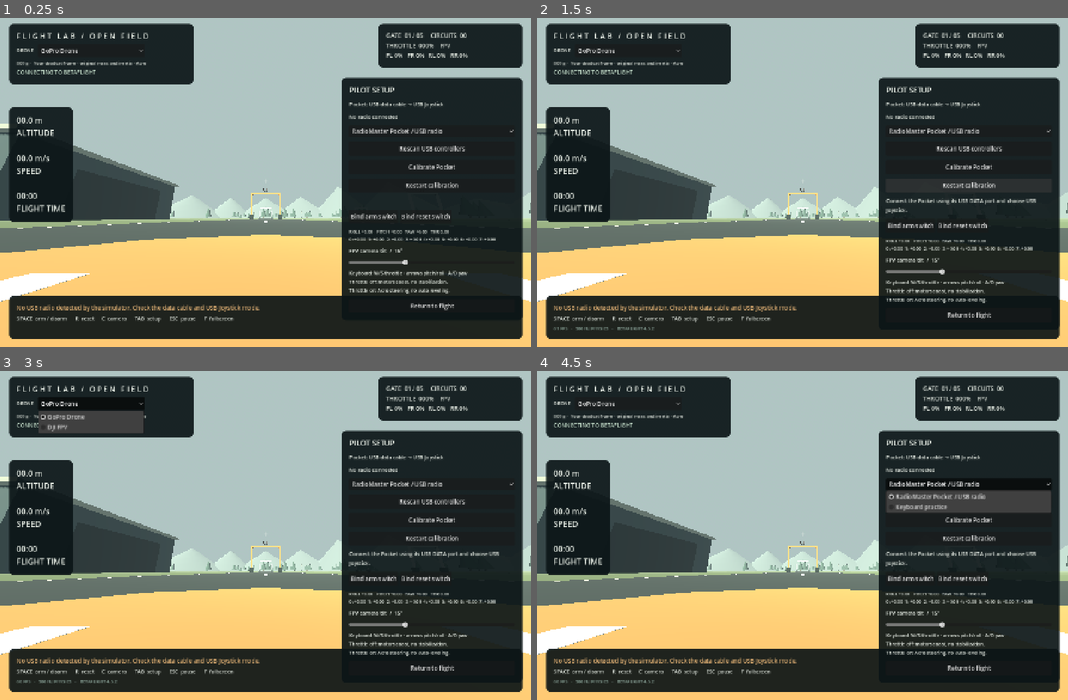
Above: before the commit, frames 1-4 (two rows, left to right).
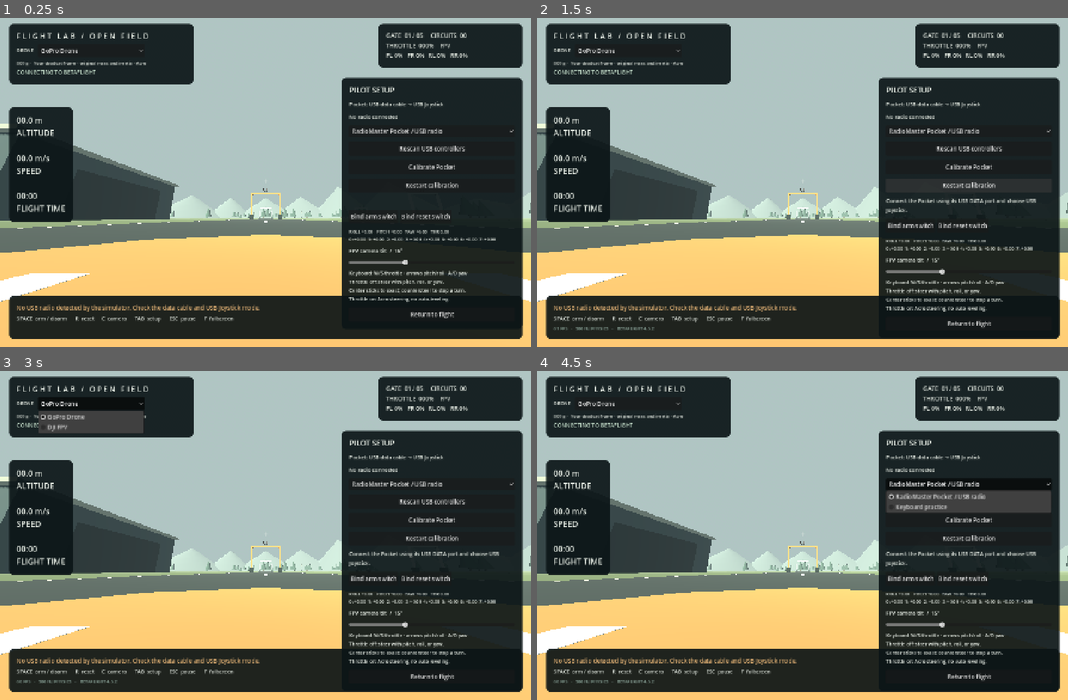
Above: after the commit, the same moments.

Repository: LiamMurphy53/Drone-sim
Game: Godot game, scene res://main.tscn
Same seed, same stepped clock (60 frames per second), same inputs: the game is played once before the commit and once after it.
Inputs:
- Up to frame 1 (0.25 s): no input
- Up to frame 2 (1.5 s): click "Restart calibration" at 0.5 s; click "Restart calibration" at 1.25 s
- Up to frame 3 (3 s): click "Restart calibration" at 2 s; click "GoPro Drone" at 2.75 s
- Up to frame 4 (4.5 s): click "GoPro Drone" at 3.5 s; click "RadioMaster Pocket / USB radio" at 4.25 s

The runs differ from the first frame. In frame 1, 0.6% of the frame differs, in the area x 65-99%, y 79-94%; in frame 2, 0.6%, in the area x 65-99%, y 82-97%; in frame 3, 0.6%; in frame 4, 0.6%.

Commit message:
Allow zero-throttle steering with centered-stick coasting

Diff:
--- a/flight_sim/scripts/betaflight.gd
+++ b/flight_sim/scripts/betaflight.gd
@@ -3,11 +3,12 @@
 ## UDP 9001: uint16 count + 2 padding bytes + 16 float PWM values.
 ## UDP 9003: 18 little-endian doubles; UDP 9004: double + 16 uint16.
 const Aircraft = preload("res://scripts/aircraft.gd")
-const MOTOR_CUTOFF_THROTTLE := 0.01
+const LOW_THROTTLE := 0.01
 const POWER_RETURN_SECONDS := 0.4
 var motors := PackedFloat64Array([0, 0, 0, 0])
 var raw_motors := PackedFloat64Array([0, 0, 0, 0])
 var coasting := true
+var low_throttle := true
 var powered_time := 0.0
 var output := PacketPeerUDP.new()
 var state := PacketPeerUDP.new()
@@ -52,23 +53,26 @@
 		raw_motors.fill(0)
 		armed = false
 	var throttle := clampf(float(controls.throttle), 0, 1)
-	coasting = throttle <= MOTOR_CUTOFF_THROTTLE
-	if coasting or not arm_request:
+	low_throttle = throttle <= LOW_THROTTLE
+	# Pilot already applies the calibrated stick deadband. Keep deflections
+	# intact so the FC can provide real motor torque with collective at zero.
+	coasting = low_throttle and maxf(absf(controls.roll), maxf(absf(controls.pitch), absf(controls.yaw))) < .001
+	if low_throttle or not arm_request:
 		powered_time = 0.0
 	else:
 		powered_time = minf(POWER_RETURN_SECONDS, powered_time + dt)
-	if coasting:
+	if low_throttle:
 		throttle = 0.0
 	else:
-		# Ramp only the return from motor cutoff. Send the ramp through the FC
+		# Ramp only the return from zero collective. Send the ramp through the FC
 		# so its controller sees the applied throttle, rather than masking its
 		# outputs and winding up I. Cuts always bypass this ramp immediately.
 		throttle *= smoothstep(0.0, POWER_RETURN_SECONDS, powered_time)
 	motors = raw_motors.duplicate()
-	# Honor a fresh stick cutoff immediately, even if the most recent UDP
-	# motor packet predates it. Betaflight MOTOR_STOP + pid_at_min_throttle=OFF
-	# also stops its outputs and resets I internally. Rotor coast-down remains
-	# in the physical model; do not freeze motion or clear angular momentum.
+	# Stop stale powered packets when ALL sticks return to coast. EZLANDING
+	# also yields zero native output at zero throttle/deflection and resets I.
+	# Deflected attitude sticks retain motor authority; rotor coast-down and
+	# angular momentum remain entirely in the physical model.
 	if coasting: motors.fill(0)
 	var packet := PackedByteArray()
 	packet.resize(144)
--- a/flight_sim/scripts/main.gd
+++ b/flight_sim/scripts/main.gd
@@ -160,7 +160,9 @@
 	elif not focused:
 		state = "WINDOW INACTIVE  ·  DISARMED"
 	elif link.armed and arm_request:
-		state = "ARMED  /  COAST — MOTORS OFF" if link.coasting else "ARMED  /  ACRO"
+		state = "ARMED  /  ACRO"
+		if link.low_throttle:
+			state = "ARMED  /  COAST" if link.coasting else "ARMED  /  LOW-THROTTLE STEERING"
 	elif arm_request:
 		state = "WAITING TO ARM"
 	status_label.text = state
@@ -428,5 +430,5 @@
 		tilt_label.text = "FPV camera tilt  /  %d°" % v
 	)
 	box.add_child(tilt)
-	box.add_child(label("Keyboard: W/S throttle · arrows pitch/roll · A/D yaw\nThrottle off: motors coast, no stabilization.\nThrottle on: Acro steering, no auto-leveling.",13))
+	box.add_child(label("Keyboard: W/S throttle · arrows pitch/roll · A/D yaw\nThrottle off: steer with pitch, roll, or yaw.\nCenter sticks to coast; countersteer to stop a turn.\nThrottle on: Acro steering, no auto-leveling.",13))
 	box.add_child(button("Return to flight",func(): settings.hide()))
--- /dev/null
+++ b/flight_sim/tests/test_steering.gd
@@ -0,0 +1,123 @@
+extends SceneTree
+## Actual Betaflight and motor-driven motion with zero collective throttle.
+## Each isolated direction starts from rest in the air. The separate throttle
+## scenario exercises uninterrupted takeoff, coast and powered recovery.
+const Aircraft = preload("res://scripts/aircraft.gd")
+const Link = preload("res://scripts/betaflight.gd")
+const CASE_SECONDS := 2.2
+const CASES := [
+	["roll", 1.0, "right roll"], ["roll", -1.0, "left roll"],
+	["pitch", -1.0, "pitch up"], ["pitch", 1.0, "pitch down"],
+	["yaw", 1.0, "right yaw"], ["yaw", -1.0, "left yaw"]]
+var aircraft
+var passive
+var link
+var elapsed := 0.0
+var case_index := -1
+var response := 0.0
+var motor_peak := 0.0
+var raw_coast_peak := 0.0
+var applied_coast_peak := 0.0
+var passive_error := 0.0
+var passive_attitude_matches := true
+var peak_rate := 0.0
+var coast_started := 0.0
+var before_counter := 0.0
+var after_counter := 0.0
+var lost_arm := false
+var lost_connection := false
+var checked_cases := 0
+var failures := 0
+
+func _initialize() -> void:
+	var arguments := OS.get_cmdline_user_args()
+	aircraft = Aircraft.new(false, arguments[0] if not arguments.is_empty() else "gopro_drone")
+	link = Link.new()
+	Engine.max_fps = int(arguments[1]) if arguments.size() > 1 else 60
+	print("Zero-throttle steering: ", aircraft.cfg.name, " at ", Engine.max_fps, " FPS")
+
+func finish_case() -> void:
+	print(CASES[case_index][2], ": signed rotation=", response, " rad; motor peak=", motor_peak)
+	check(response > .03, CASES[case_index][2] + " responds in the requested direction without throttle")
+	check(motor_peak > .01, CASES[case_index][2] + " is produced by actual motor commands")
+	check(before_counter > .1 and after_counter < before_counter - .2, CASES[case_index][2] + " responds to countersteering at zero throttle")
+	check(not aircraft.crashed and aircraft.position.z > 1, CASES[case_index][2] + " stays airborne")
+	checked_cases += 1
+
+func _physics_process(dt: float) -> bool:
+	elapsed += dt
+	var controls := {"roll":0.0,"pitch":0.0,"yaw":0.0,"throttle":0.0}
+	var end_time := 6.0 + CASE_SECONDS * CASES.size()
+	var arm := elapsed > 4 and elapsed < end_time
+	var testing := elapsed >= 6 and elapsed < end_time
+	var phase := 0.0
+	if testing:
+		var next_case := mini(int((elapsed - 6) / CASE_SECONDS), CASES.size() - 1)
+		if next_case != case_index:
+			if case_index >= 0: finish_case()
+			case_index = next_case
+			# Independent initial condition, never an in-maneuver correction.
+			aircraft = Aircraft.new(false, aircraft.profile_id)
+			aircraft.position = Vector3(0, 0, 30)
+			passive = null
+			response = 0.0
+			motor_peak = 0.0
+			before_counter = 0.0
+			after_counter = 0.0
+		phase = elapsed - 6 - case_index * CASE_SECONDS
+		controls.throttle = [0.0, .005, .01][case_index % 3]
+		if phase >= .4 and phase < 1.0:
+			controls[CASES[case_index][0]] = .35 * CASES[case_index][1]
+		# Release to coast, then oppose the existing rotation using the sticks.
+		if phase >= 1.3 and phase < 1.6:
+			controls[CASES[case_index][0]] = -.35 * CASES[case_index][1]
+			passive = null
+		if ((phase >= 1.0 and phase < 1.3) or phase >= 1.6) and passive == null:
+			coast_started = elapsed
+			passive = Aircraft.new(false, aircraft.profile_id)
+			passive.position = aircraft.position
+			passive.velocity = aircraft.velocity
+			passive.orientation = aircraft.orientation
+			passive.omega = aircraft.omega
+			passive.propulsion.speed = aircraft.propulsion.speed.duplicate()
+			passive.contact = aircraft.contact
+	link.update(aircraft, controls, arm, dt)
+	var commands: PackedFloat64Array = link.motors if link.armed and arm else PackedFloat64Array([0,0,0,0])
+	aircraft.step(commands, dt)
+	if testing:
+		lost_arm = lost_arm or not link.armed
+		lost_connection = lost_connection or not link.connected
+		peak_rate = maxf(peak_rate, aircraft.omega.length())
+		var rates := {"roll":-aircraft.omega.y, "pitch":aircraft.omega.x, "yaw":-aircraft.omega.z}
+		if phase >= .5 and phase < 1.0:
+			response += rates[CASES[case_index][0]] * CASES[case_index][1] * dt
+			for value in commands: motor_peak = maxf(motor_peak, value)
+		if phase >= 1.2 and phase < 1.3: before_counter = rates[CASES[case_index][0]] * CASES[case_index][1]
+		if phase >= 1.5 and phase < 1.6: after_counter = rates[CASES[case_index][0]] * CASES[case_index][1]
+		if (phase >= 1.0 and phase < 1.3) or phase >= 1.6:
+			passive.step(PackedFloat64Array([0,0,0,0]), dt)
+			passive_error = maxf(passive_error, (aircraft.position-passive.position).length() + (aircraft.velocity-passive.velocity).length() + (aircraft.omega-passive.omega).length())
+			passive_attitude_matches = passive_attitude_matches and aircraft.orientation.is_equal_approx(passive.orientation)
+			for value in commands: applied_coast_peak = maxf(applied_coast_peak, value)
+			if elapsed - coast_started >= .2:
+				for value in link.raw_motors: raw_coast_peak = maxf(raw_coast_peak, value)
+	if not testing and case_index >= 0 and checked_cases < CASES.size(): finish_case()
+	if elapsed > end_time + 1:
+		print("Coast raw/applied: ", raw_coast_peak, " / ", applied_coast_peak, "; passive error: ", passive_error, "; peak rate: ", peak_rate)
+		check(checked_cases == 6, "All six directions exercised")
+		check(not lost_connection and not lost_arm, "Connection and arming survive zero-throttle steering")
+		check(applied_coast_peak == 0.0, "Centering sticks immediately releases motor authority")
+		check(raw_coast_peak < .000001, "Betaflight itself stops correcting after sticks are centered")
+		check(passive_error < .00001 and passive_attitude_matches, "Releasing steering preserves a physical coast with no attitude correction")
+		check(peak_rate < 3, "Moderate steering remains bounded on every axis")
+		check(not link.armed, "Disarms on request")
+		print("Zero-throttle steering failures: ", failures)
+		link.close()
+		quit(1 if failures else 0)
+	return false
+
+func check(ok: bool, label: String) -> void:
+	if ok: print("PASS ", label)
+	else:
+		push_error("FAIL " + label)
+		failures += 1
--- a/flight_sim/tests/test_throttle.gd
+++ b/flight_sim/tests/test_throttle.gd
@@ -1,5 +1,5 @@
 extends SceneTree
-## Native Betaflight regression for Acro with zero-throttle motor cutoff.
+## Native Betaflight regression for centered-stick coast and power return.
 ## The reference plant follows the same physical state with zero motor commands.
 const Aircraft = preload("res://scripts/aircraft.gd")
 const Link = preload("res://scripts/betaflight.gd")
@@ -37,7 +37,7 @@
 		cruise = .46
 	link = Link.new()
 	Engine.max_fps = int(arguments[1]) if arguments.size() > 1 else 60
-	print("Motor-cutoff test: ", aircraft.cfg.name, " at ", Engine.max_fps, " FPS")
+	print("Centered-stick coast test: ", aircraft.cfg.name, " at ", Engine.max_fps, " FPS")
 
 func start_passive_reference() -> void:
 	passive = Aircraft.new(false, aircraft.profile_id)
@@ -69,10 +69,8 @@
 	if coasting:
 		# Exercise exactly zero, the cutoff boundary, and endpoint jitter.
 		controls.throttle = 0.0 if elapsed < 13.5 else (.01 if elapsed < 14.5 else .005)
-		# Deflected attitude sticks must not turn motors on while coasting.
-		controls.roll = .5
-		controls.pitch = -.4
-		controls.yaw = .35
+		# Centered attitude sticks coast; zero-throttle steering is exercised
+		# separately in test_steering.gd, including all six stick directions.
 		if not was_coasting: start_passive_reference()
 	if elapsed >= 25.5 and elapsed < 25.75: controls.roll = .15
 	link.update(aircraft, controls, arm, dt)
@@ -107,8 +105,8 @@
 		check(not lost_connection, "Continuous controller connection")
 		check(not unexpected_disarm, "Throttle cutoff keeps the armed state")
 		check(not aircraft.crashed and minimum_altitude > 1, "Flight remains airborne without contact")
-		check(coast_intervals == 2 and off_command_peak == 0.0, "Zero throttle cuts all motor commands immediately, including jitter and stick deflection")
-		check(off_raw_peak < .000001, "Betaflight itself stops motors while throttle is off")
+		check(coast_intervals == 2 and off_command_peak == 0.0, "Zero throttle with centered sticks cuts commands immediately, including endpoint jitter")
+		check(off_raw_peak < .000001, "Betaflight itself stops motors with throttle off and sticks centered")
 		check(residual_thrust < .0001, "Rotors coast down without sustained thrust")
 		check(passive_error < .00001 and passive_attitude_matches, "Throttle-off motion matches an uncontrolled physical coast")
 		check(coast_travel > 1, "Coasting preserves free motion instead of freezing the drone")
@@ -116,7 +114,7 @@
 		check(powered_roll > .01, "Powered steering resumes after throttle is restored")
 		check(recovery_rate < .2, "Rotation settles after powered steering")
 		check(not link.armed, "Disarms on request")
-		print("Motor-cutoff test failures: ",failures)
+		print("Centered-stick coast test failures: ",failures)
 		link.close()
 		quit(1 if failures else 0)
 	return false
Not shown, changed: flight_sim/README.md
Not shown, changed: flight_sim/VALIDATION.md
Not shown, changed: flight_sim/tools/configure_betaflight.py
Not shown, changed: flight_sim/tools/launch.py
